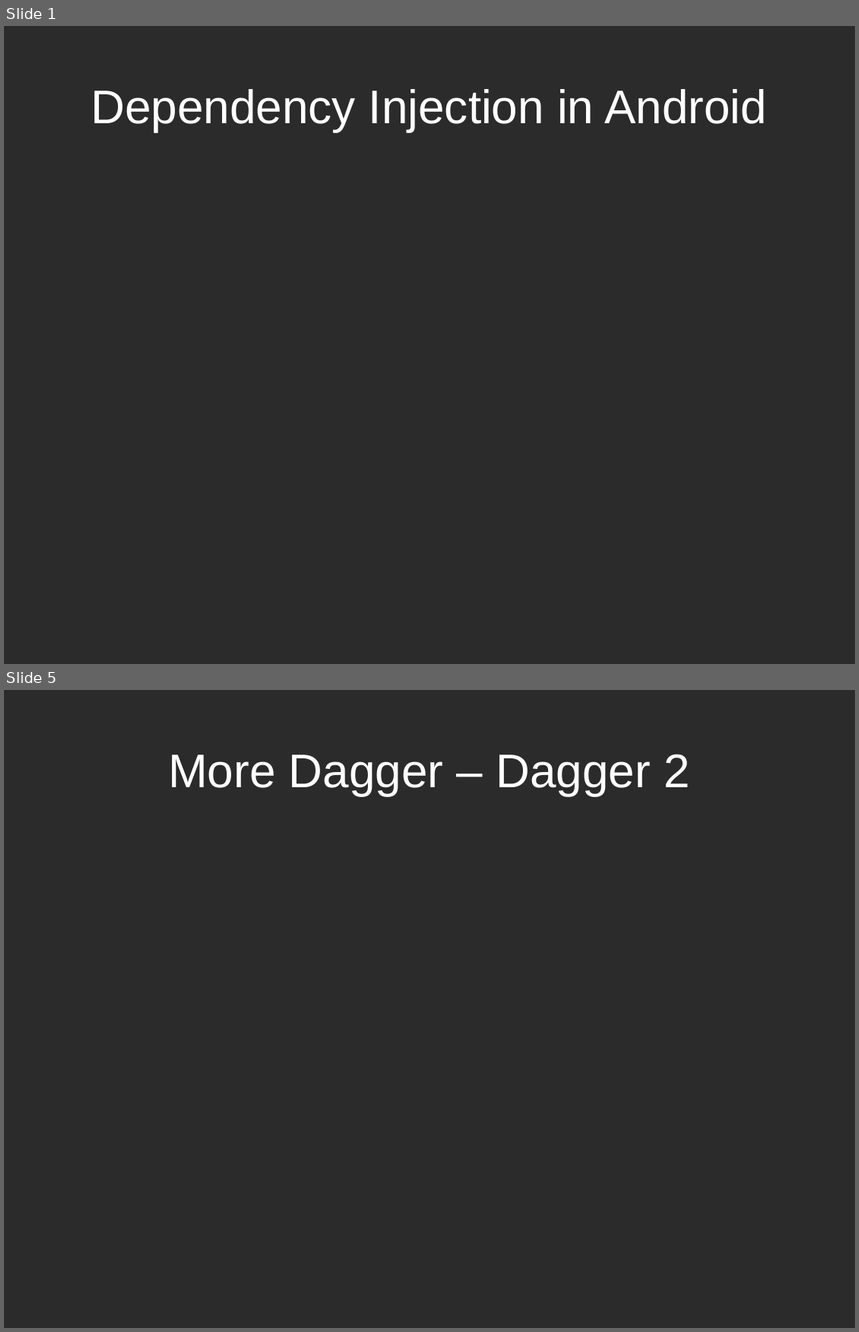
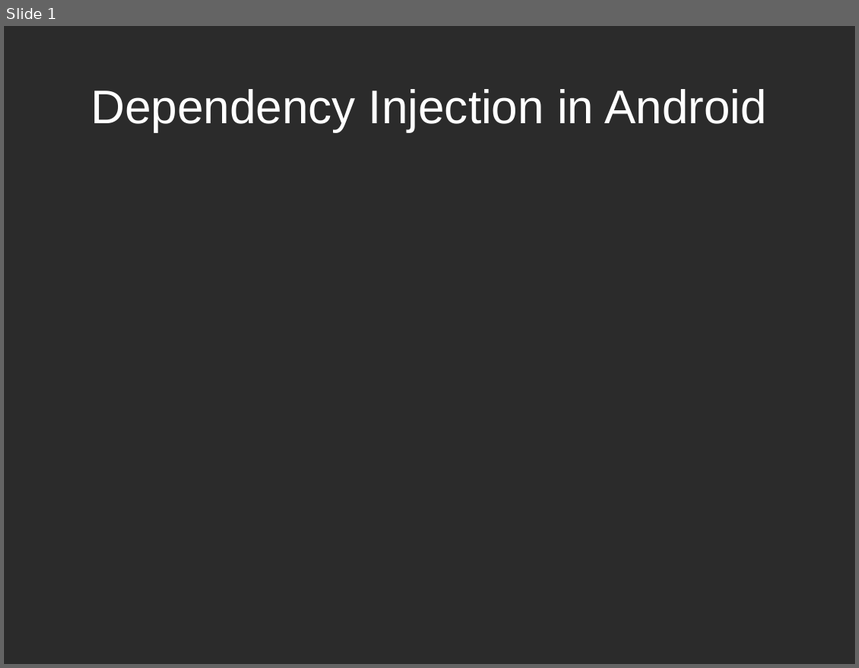
Before and after one commit to INRIX-Iurii-Okhmat/BrownBags, a slide deck: Presentation/Slides.odp. Shown one above the other, each under a label of ours: slides 1 and 5 before the commit, slide 1 after it; the slides between them are not shown. The pictures are 859x1332 and 859x668 pixels, drawn with LibreOffice and Linux fonts; fonts in the diff are those of the drawing; background and template pictures are left out; a plain dark background stands for a picture behind light text. Boxes give left, top, right and bottom in pixels: in the first picture for what was removed or moved away, otherwise in the second. Text is boxed around its words. In the diff, an @@ line names an element or a change of style, - is before the commit and + after.

Commit message:
Dagger 1 sample app.

```diff
--- a/Presentation/Slides.odp
+++ b/Presentation/Slides.odp
@@ slide 5 removed at (4,690,855,1328), background picture (left out) @@
@@ title removed at (168,754,690,796) @@
-More Dagger – Dagger 2
```
Also in this commit, not shown: 2 slides changed, 1 slide added, 1 other slide removed, 16 other files.
